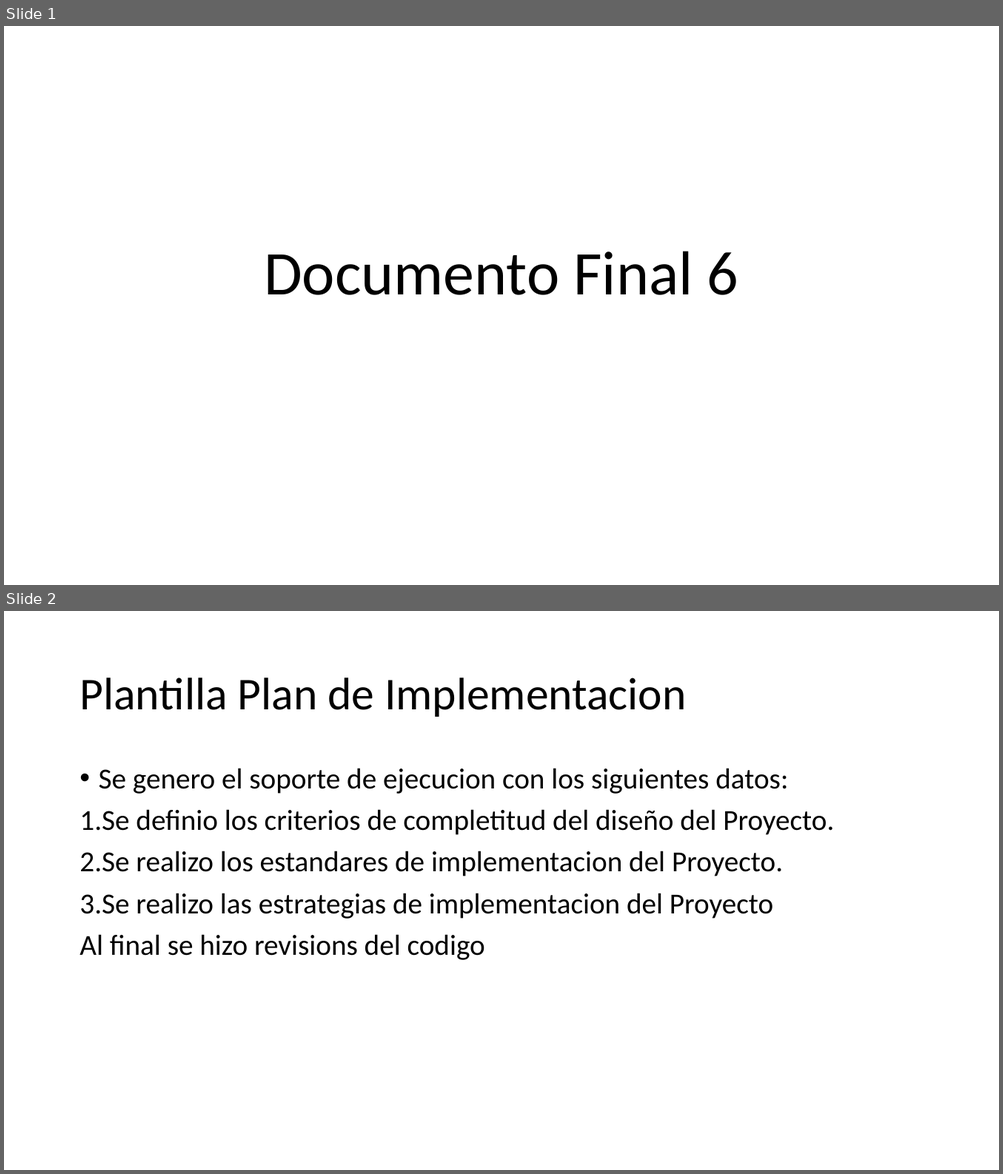
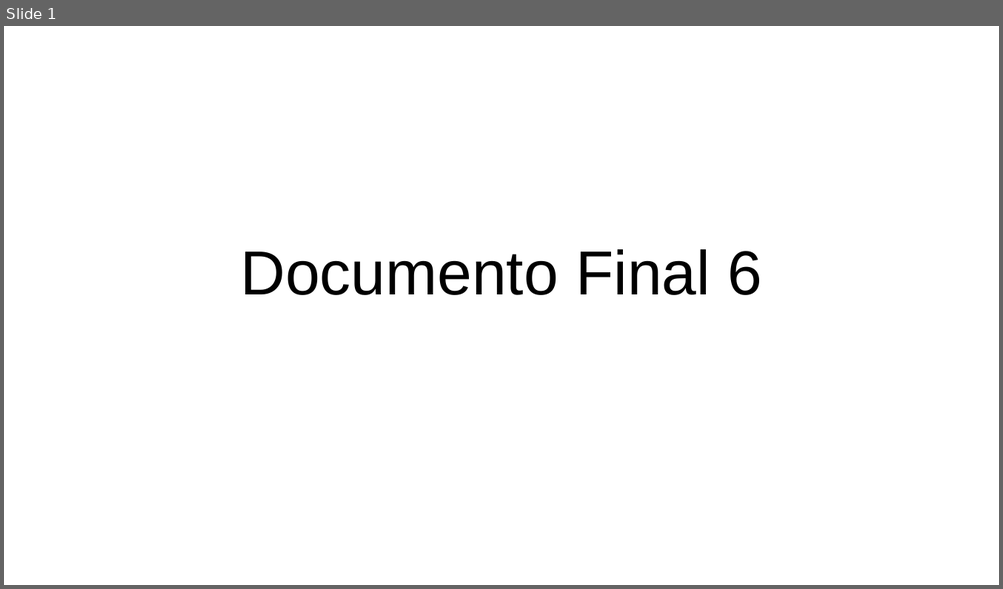
Before and after one commit to Nico2002345/PaginaIngSoftware, a slide deck: assets/docs/Documento_Final_6.pptx. Shown one above the other, each under a label of ours: slides 1 and 2 before the commit, slide 1 after it. The pictures are 1003x1174 and 1003x589 pixels, drawn with LibreOffice and Linux fonts; fonts in the diff are those of the drawing. Boxes give left, top, right and bottom in pixels: in the first picture for what was removed or moved away, otherwise in the second. Text is boxed around its words. In the diff, an @@ line names an element or a change of style, - is before the commit and + after.

```diff
--- a/assets/docs/Documento_Final_6.pptx
+++ b/assets/docs/Documento_Final_6.pptx
@@ slide 2 removed at [4,611,999,1170], background #FFFFFF @@
@@ title removed at [79,678,686,717] @@
-Plantilla Plan de Implementacion
@@ text removed at [79,768,834,960] @@
-• Se genero el soporte de ejecucion con los siguientes datos:
-1.Se definio los criterios de completitud del diseño del Proyecto.
-2.Se realizo los estandares de implementacion del Proyecto.
-3.Se realizo las estrategias de implementacion del Proyecto
-Al final se hizo revisions del codigo
@@ slide 1 changed as well @@
@@ title "Documento Final 6" at [240,249,762,295]: font Calibri to Arial @@
```
Also in this commit, not shown: 9 slides added, 1 other slide removed.
